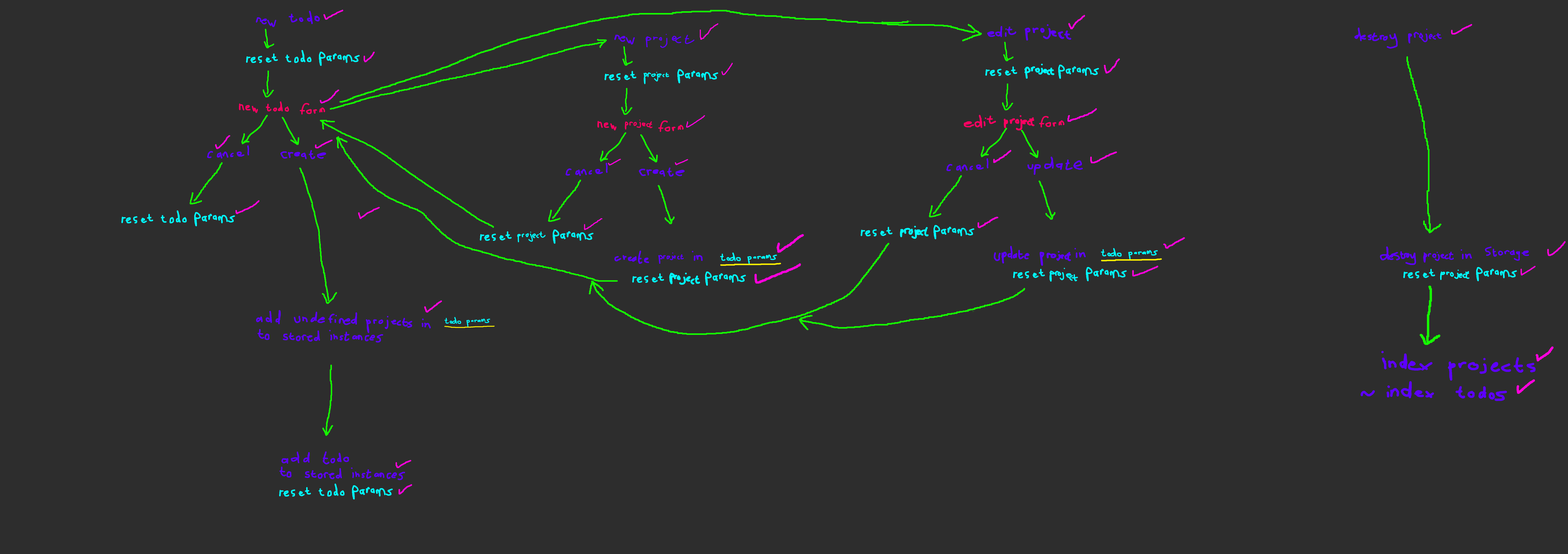
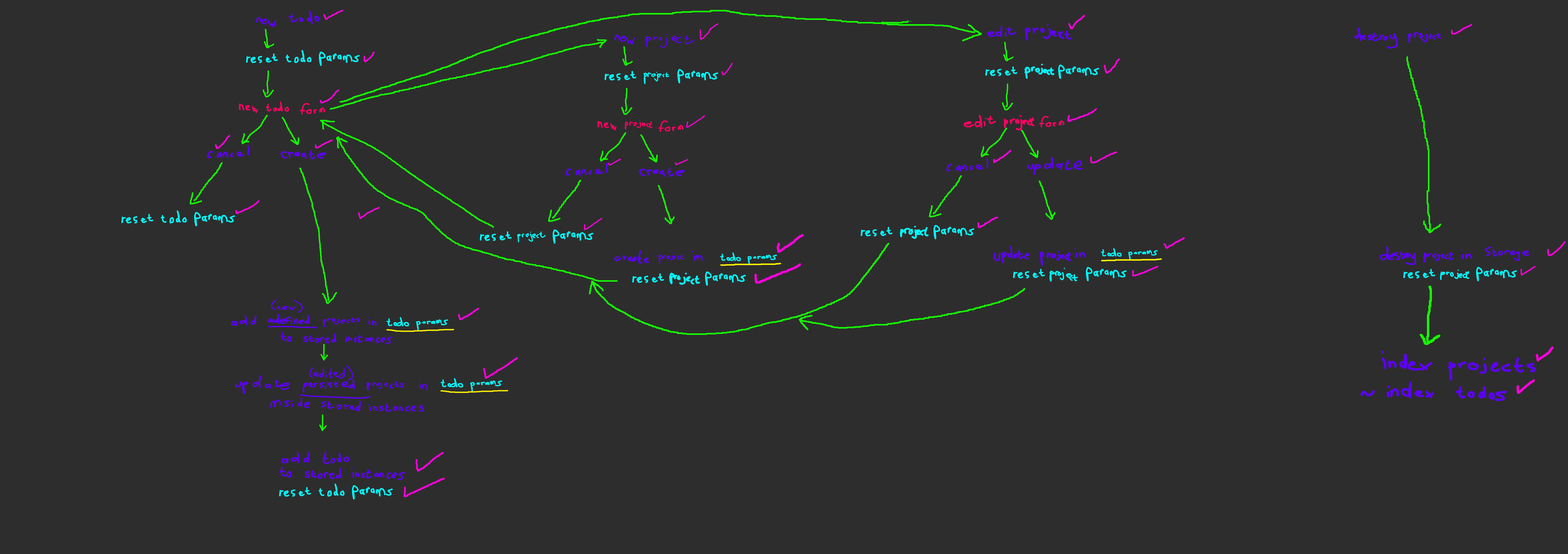
Revision of a layered 1568px x 554px image; what changed, layer by layer:
painted on "Paint Layer 2" over [231, 299, 519, 498]
painted on "Paint Layer 1" over [231, 299, 519, 498]
